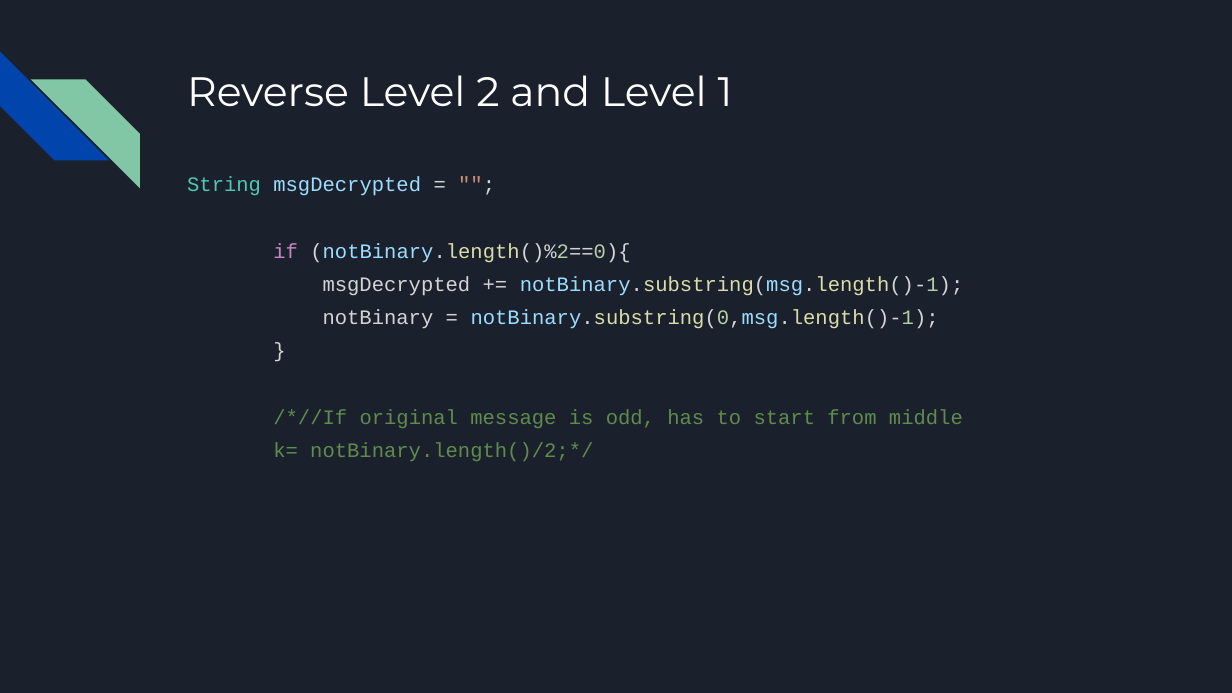
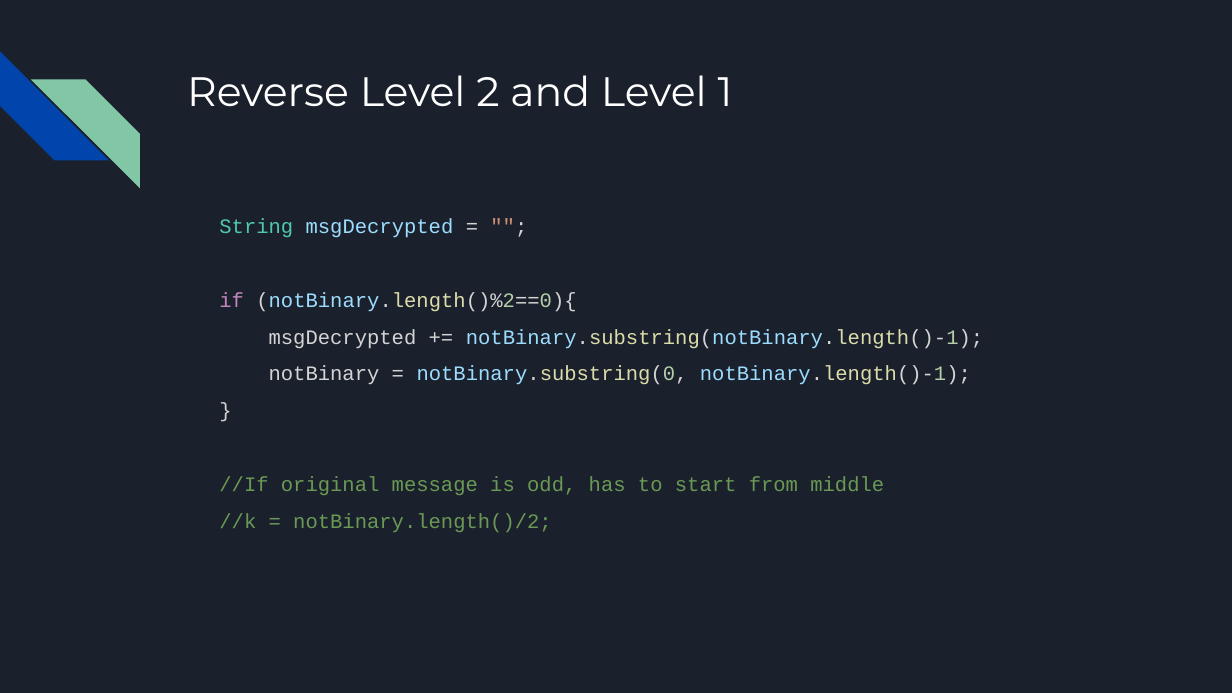
Before and after one commit to azheng9096/EncryptionDecryption, a slide deck: slide 17 of Encryption Project.pptx (slide 13 before the commit). Drawn at 1232x693 pixels with LibreOffice and Linux fonts; fonts in the diff are those of the drawing. Boxes give left, top, right and bottom in pixels: in the first picture for what was removed or moved away, otherwise in the second. Text is boxed around its words. In the diff, an @@ line names an element or a change of style, - is before the commit and + after.

```diff
--- a/Encryption Project.pptx
+++ b/Encryption Project.pptx
@@ text "String msgDecrypted = "";": place and size @@
-text "String msgDecrypted = "";" at [187,177,964,461]
+text "String msgDecrypted = "";" at [219,218,983,532]
@@ text at [219,218,576,312]: line spacing 1.36 to 1.5 @@
@@ text at [269,329,983,385]: text changed @@
-msgDecrypted += notBinary.substring(msg.length()-1);
-notBinary = notBinary.substring(0,msg.length()-1);
+msgDecrypted += notBinary.substring(notBinary.length()-1);
+notBinary = notBinary.substring(0, notBinary.length()-1);
@@ text at [219,477,884,532]: text changed; text colour #608B4E to #6A9955 @@
-/*//If original message is odd, has to start from middle
-k= notBinary.length()/2;*/
+//If original message is odd, has to start from middle
+//k = notBinary.length()/2;
```
Also in this commit, not shown: 6 other slides changed, 9 slides added, 6 slides removed.
